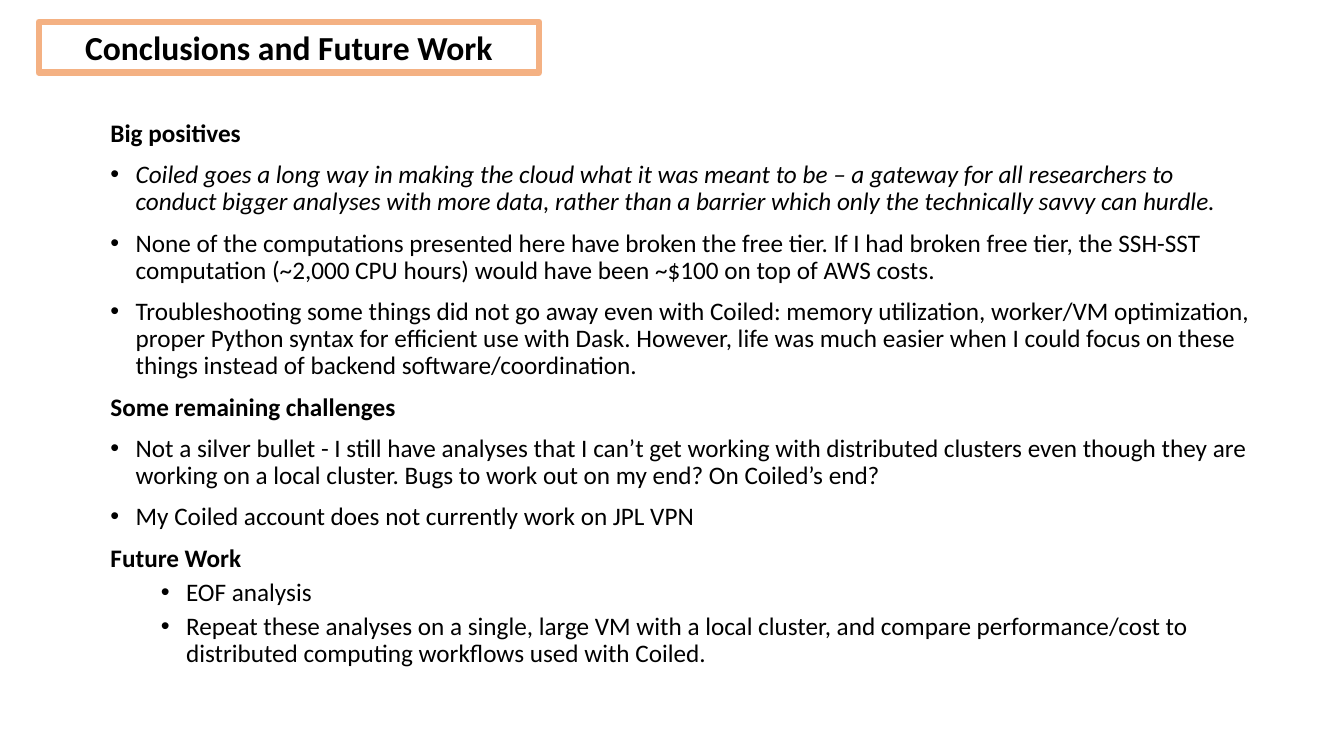
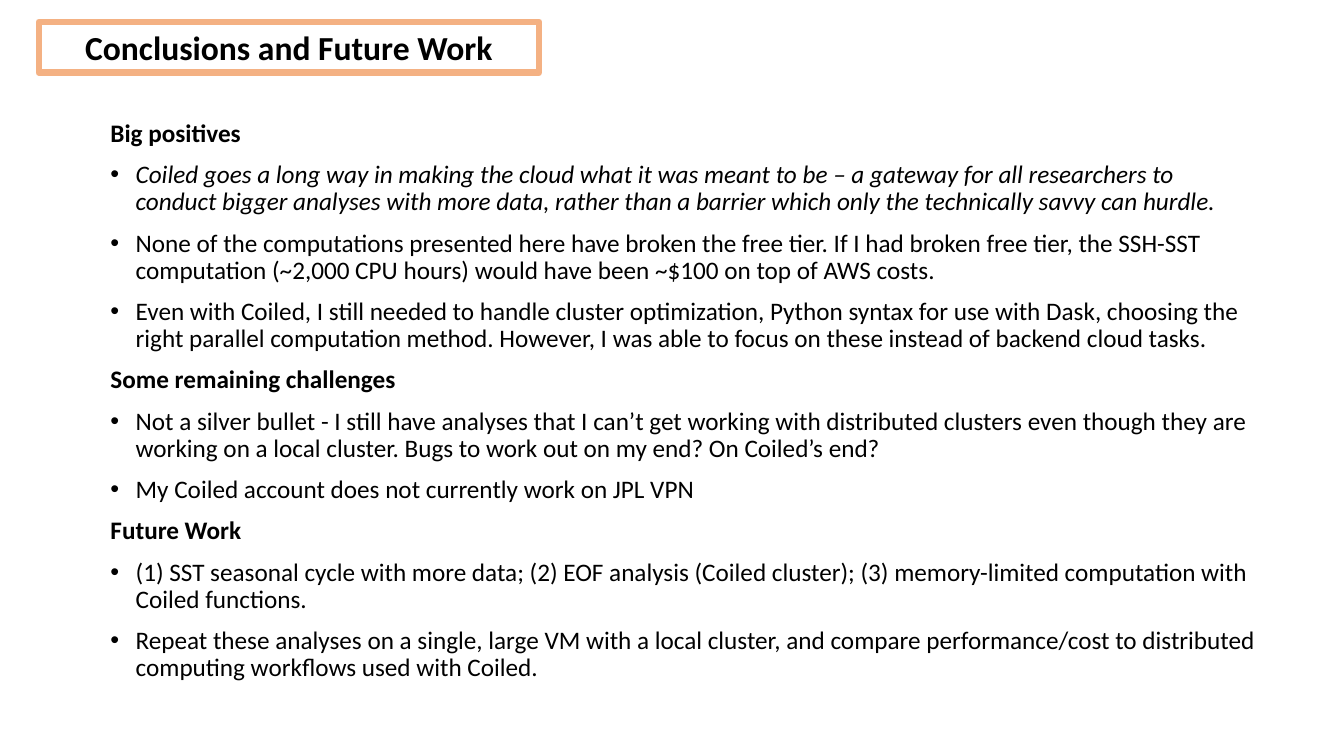
Before and after one commit to DeanHenze/cloud_earthdata, a slide deck: slide 33 of coiled/Coiled_presentation.pptx (slide 32 before the commit). Drawn at 1344x756 pixels with LibreOffice and Linux fonts; fonts in the diff are those of the drawing. Boxes give left, top, right and bottom in pixels: in the first picture for what was removed or moved away, otherwise in the second. Text is boxed around its words. In the diff, an @@ line names an element or a change of style, - is before the commit and + after.

```diff
--- a/coiled/Coiled_presentation.pptx
+++ b/coiled/Coiled_presentation.pptx
@@ text at (136,302,1238,352): text changed @@
-• Troubleshooting some things did not go away even with Coiled: memory utilization, worker/VM optimization, proper Python syntax for efficient use with Dask. However, life was much easier when I could focus on these things instead of backend software/coordination.
+• Even with Coiled, I still needed to handle cluster optimization, Python syntax for use with Dask, choosing the right parallel computation method. However, I was able to focus on these instead of backend cloud tasks.
@@ text at (136,562,1246,609): text changed @@
-  • EOF analysis
+• (1) SST seasonal cycle with more data; (2) EOF analysis (Coiled cluster); (3) memory-limited computation with Coiled functions.
@@ text at (136,631,1254,681): list level 2 to 1 in "Repeat these analyses on a ..." @@
```
Also in this commit, not shown: 4 other slides changed, 1 slide added, 3 other files.
